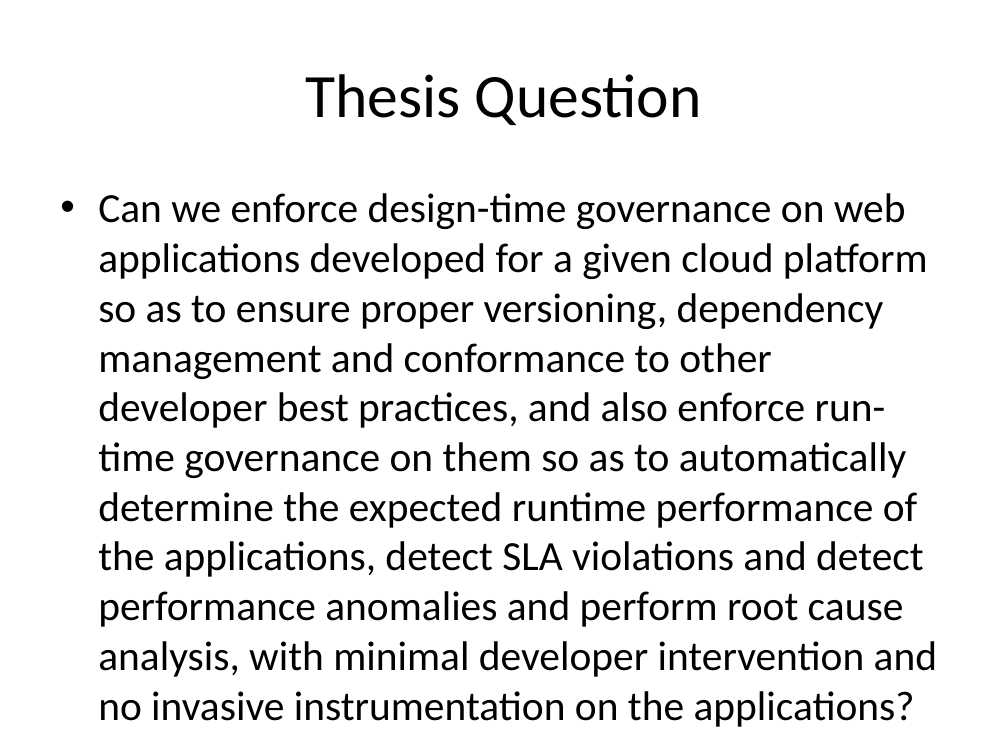
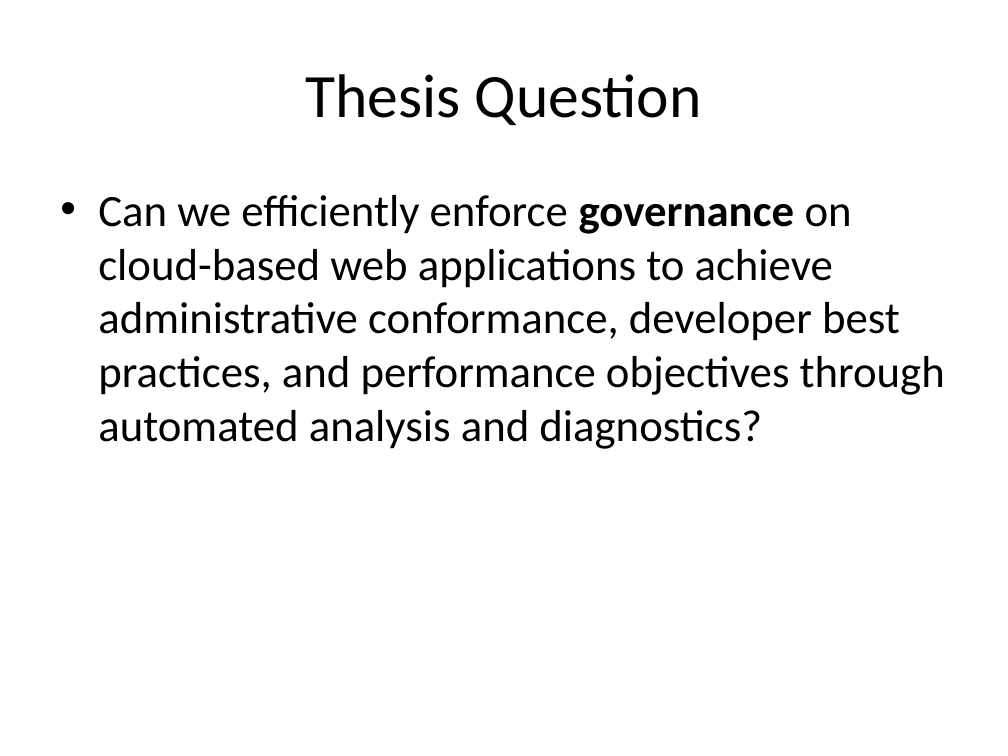
Before and after one commit to Dithn/eager-appscale, a slide deck: slide 13 of Eager/elk-experiment/appserver/system_design.pptx (slide 14 before the commit). Drawn at 1008x756 pixels with LibreOffice and Linux fonts; fonts in the diff are those of the drawing. Boxes give left, top, right and bottom in pixels: in the first picture for what was removed or moved away, otherwise in the second. Text is boxed around its words. In the diff, an @@ line names an element or a change of style, - is before the commit and + after.

Commit message:
Updated slide deck

```diff
--- a/Eager/elk-experiment/appserver/system_design.pptx
+++ b/Eager/elk-experiment/appserver/system_design.pptx
@@ text at (98, 195, 945, 449): text changed; size 29.6 to 32 pt @@
-• Can we enforce design-time governance on web applications developed for a given cloud platform so as to ensure proper versioning, dependency management and conformance to other developer best practices, and also enforce run-time governance on them so as to automatically determine the expected runtime performance of the applications, detect SLA violations and detect performance anomalies and perform root cause analysis, with minimal developer intervention and no invasive instrumentation on the applications?
+• Can we efficiently enforce governance on cloud-based web applications to achieve administrative conformance, developer best practices, and performance objectives through automated analysis and diagnostics?
```
Also in this commit, not shown: 7 other slides changed, 2 slides added, 1 slide removed.
